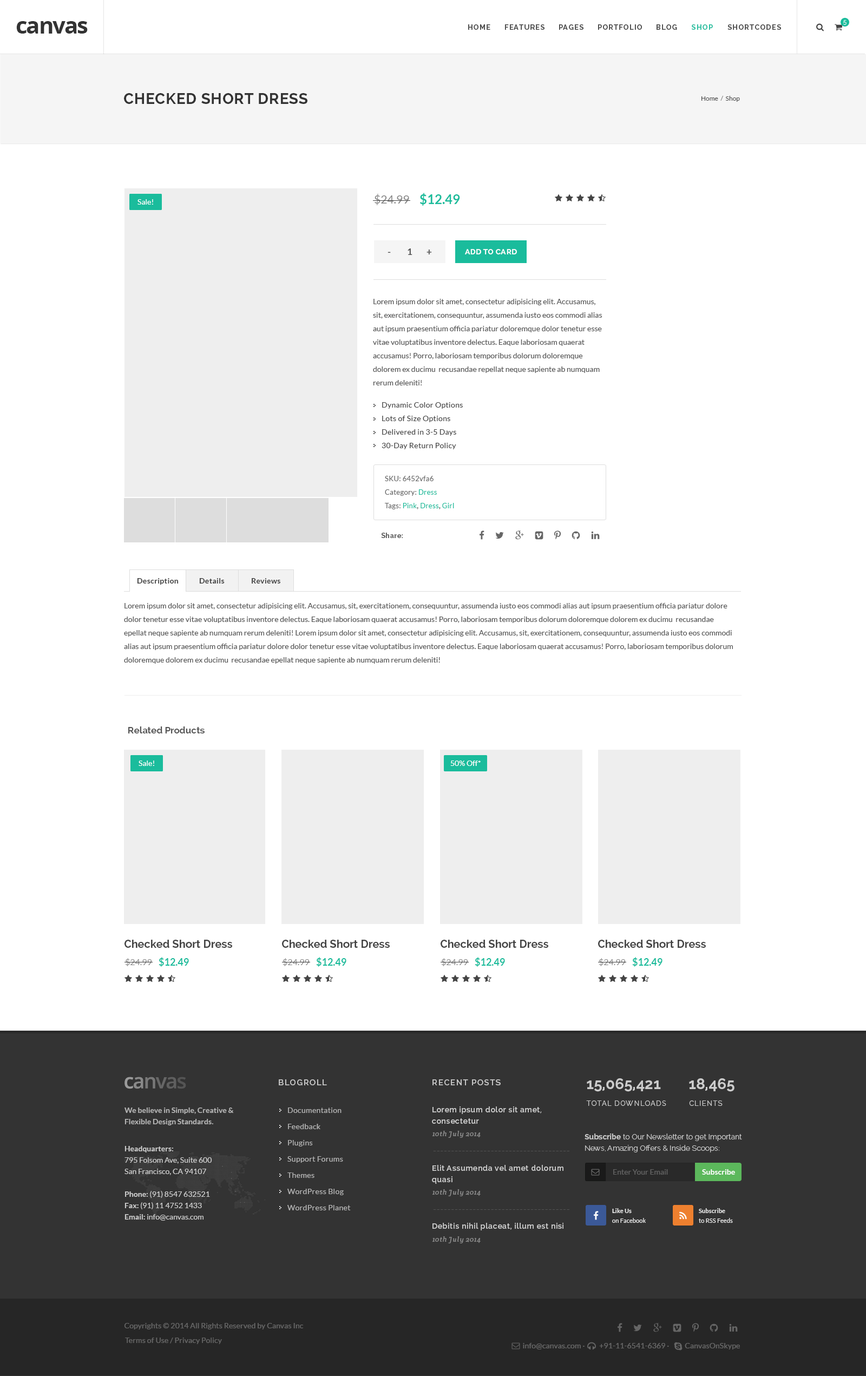
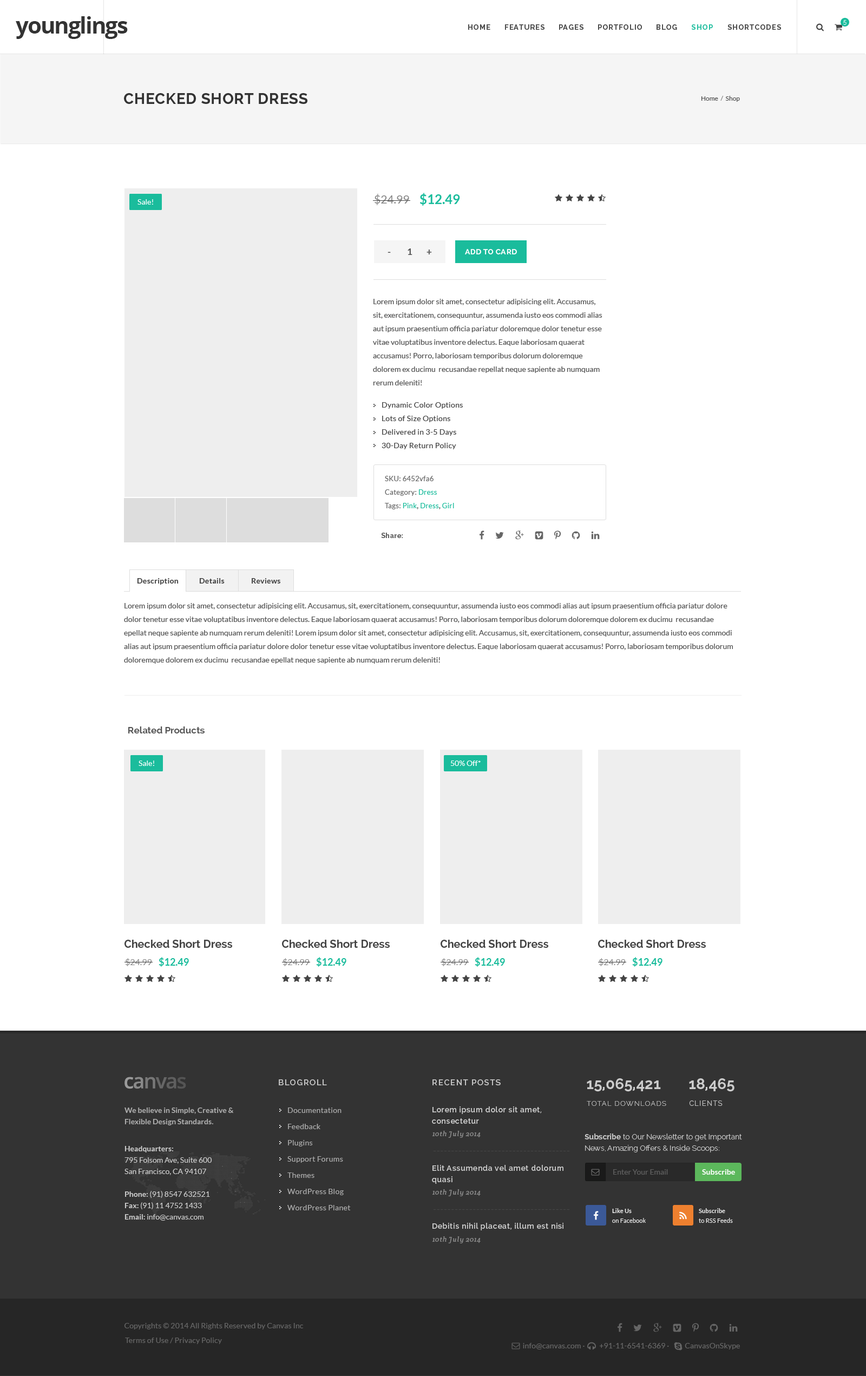
Layer changes from the first 866 × 1376 image to the second:
renamed "canvas" to "younglings", painted on it over [15, 16, 128, 39]
painted on "TOTAL Downloads" over [586, 1100, 667, 1106]
